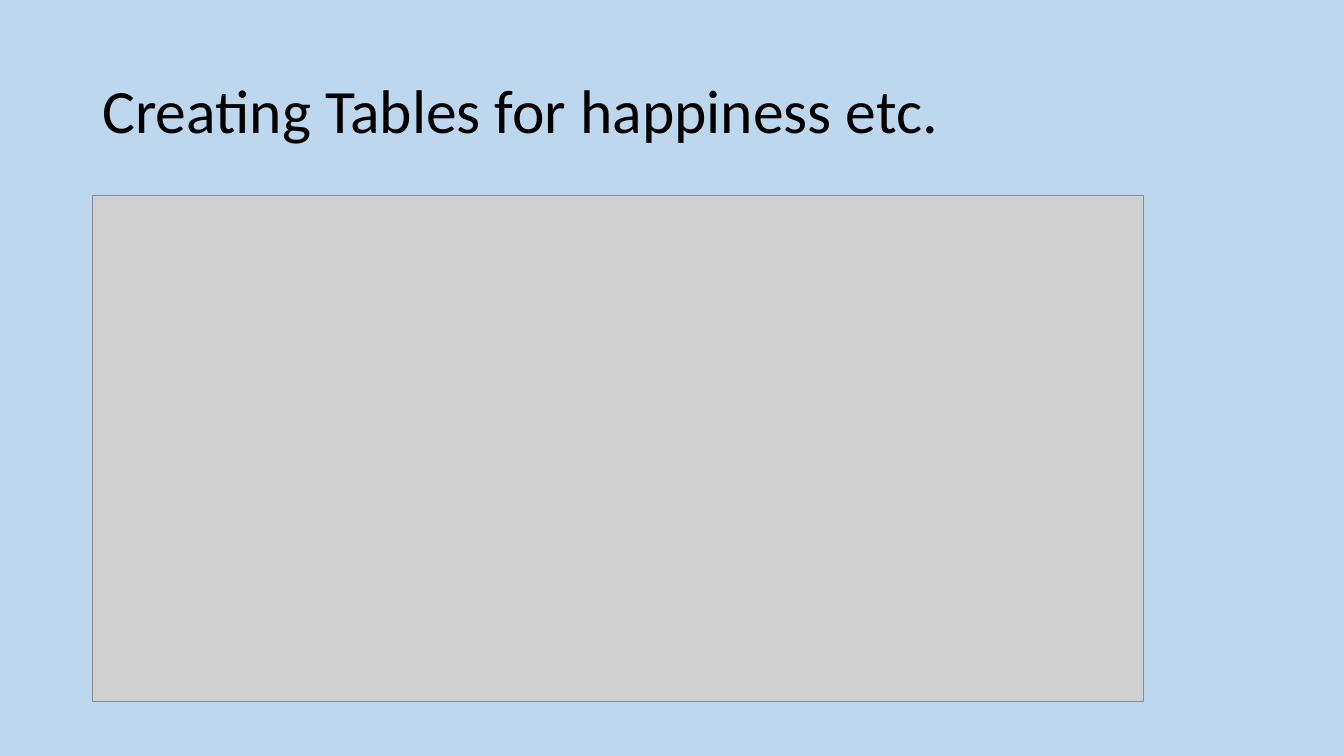
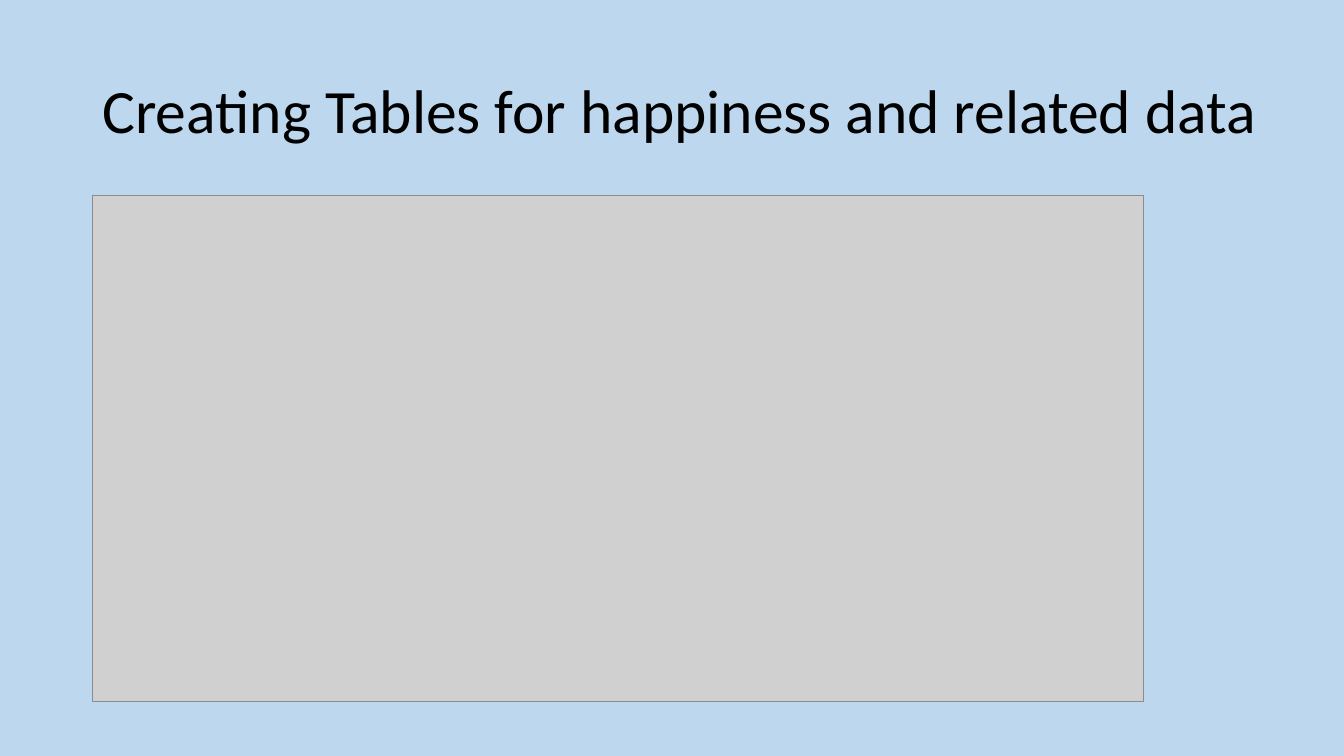
Before and after one commit to Ashlander0/Happiness-Comparison, a slide deck: slide 6 of WHI_Presentation.pptx (slide 5 before the commit). Drawn at 1344x756 pixels with LibreOffice and Linux fonts; fonts in the diff are those of the drawing; grey boxes stand for pictures. Boxes give left, top, right and bottom in pixels: in the first picture for what was removed or moved away, otherwise in the second. Text is boxed around its words. In the diff, an @@ line names an element or a change of style, - is before the commit and + after.

```diff
--- a/WHI_Presentation.pptx
+++ b/WHI_Presentation.pptx
@@ title at [102, 90, 1256, 144]: text changed @@
-Creating Tables for happiness etc.
+Creating Tables for happiness and related data
```
Also in this commit, not shown: 3 other slides changed, 3 slides added.
